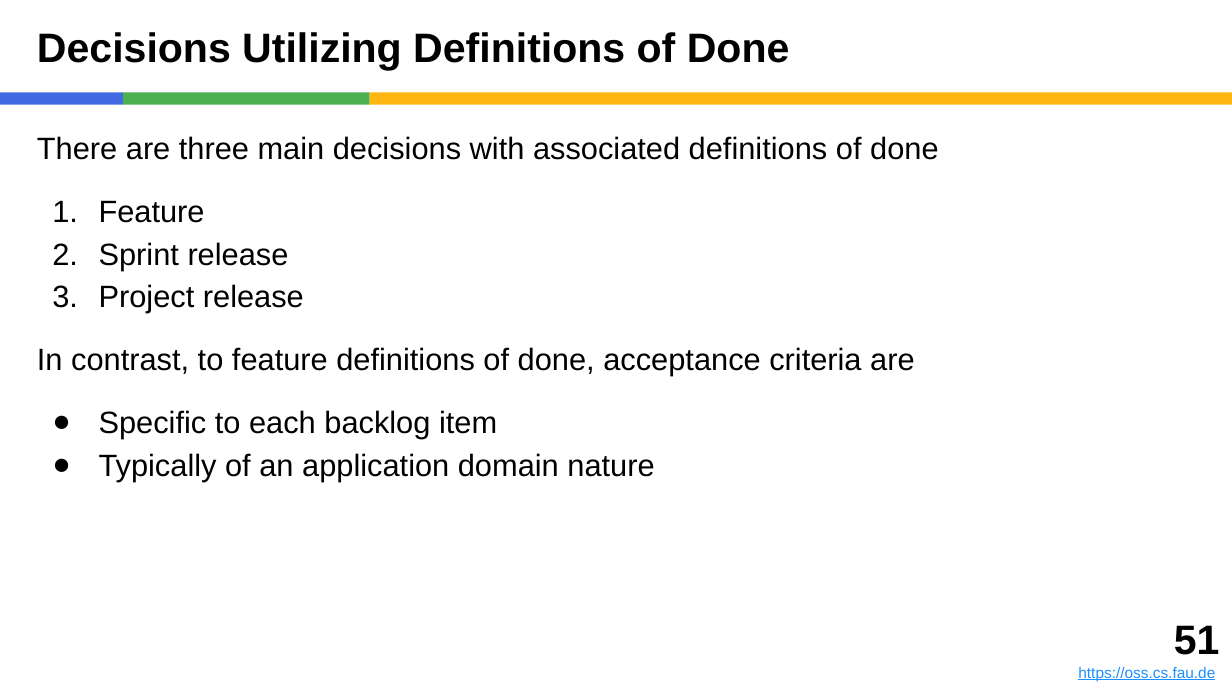
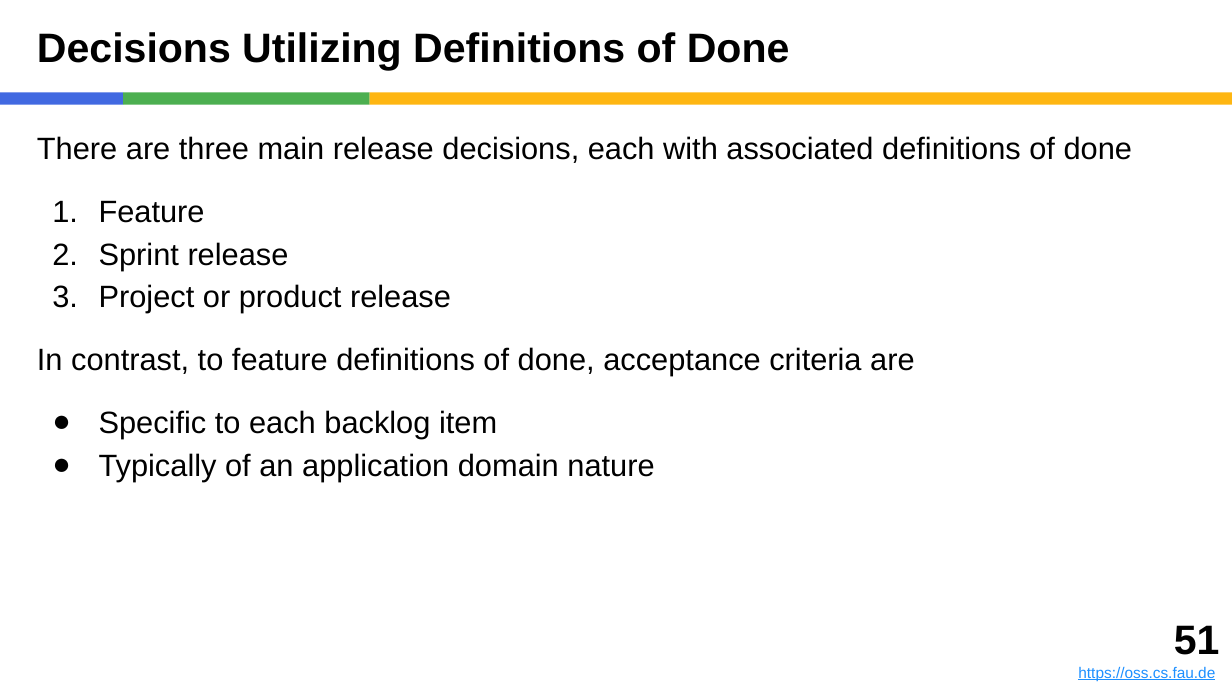
Before and after one commit to dirkriehle/amos-course, a slide deck: slide 51 of Lecture slides/AMOS B04 - Agile Planning.pptx. Drawn at 1232x693 pixels with LibreOffice and Linux fonts; fonts in the diff are those of the drawing. Boxes give left, top, right and bottom in pixels: in the first picture for what was removed or moved away, otherwise in the second. Text is boxed around its words. In the diff, an @@ line names an element or a change of style, - is before the commit and + after.

```diff
--- a/Lecture slides/AMOS B04 - Agile Planning.pptx
+++ b/Lecture slides/AMOS B04 - Agile Planning.pptx
@@ text at bbox=[37, 136, 1132, 163]: text changed @@
-There are three main decisions with associated definitions of done
+There are three main release decisions, each with associated definitions of done
@@ text at bbox=[99, 284, 451, 313]: text changed @@
-3. Project release
+3. Project or product release
```
Also in this commit, not shown: 15 other slides changed, 15 other files.
